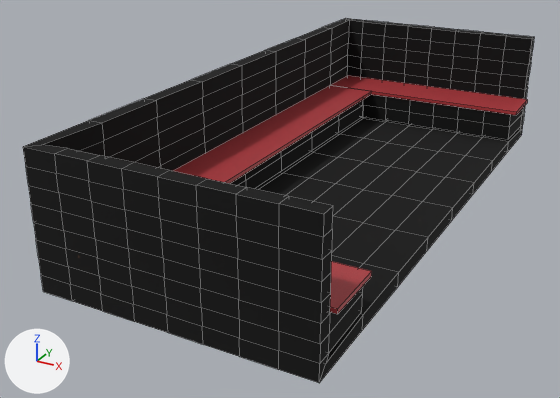
Two versions of the Blender file BlenderProj/boothseats.blend, one commit apart.
Camera for both pictures: a 50 mm camera at (7.4, -16.32, 7.25) aimed at (-0.92, -1.2, -0.32). Every picture has the same lights, and +X, +Y and +Z are marked at lower left. Mesh edges are drawn as thin lines.

Before the edit, the objects in view are built like this:
```python
ob_cube = bpy.data.objects.new('Cube', me_scene)
ob_cube.location = (0.0, 0.0, 0.0)
ob_cube.rotation_euler = (1.571, 0.0, 0.0)  # degrees (90, 0, 0)
ob_cube.scale = (0.01, 0.01, 0.01)
ob_cube_003 = bpy.data.objects.new('Cube.003', me_cube_003)
ob_cube_003.location = (-1.97, 0.0, 0.68)
ob_cube_003.rotation_euler = (0.0, 0.0, 1.571)  # degrees (0, 0, 90)
ob_cube_003.scale = (5.24, 1.0, 1.0)
```
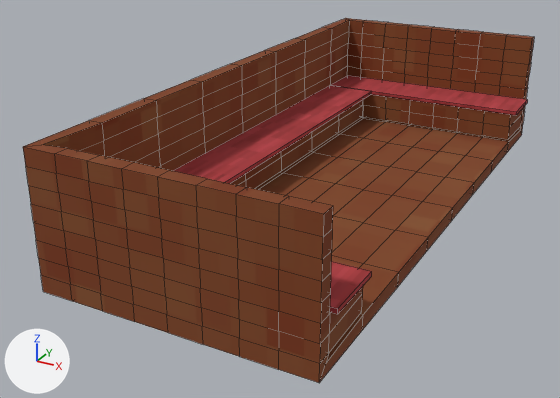
Pixel boxes (x1, y1, x2, y2) of what changed, in the pictures (560 x 398 px):
'Cube', surface changed (black to brown): (23, 18, 534, 383) in both

What changed in the scene script:
```text
Add img_boothsofawoodtexture_png__sheet:
    img_boothsofawoodtexture_png__sheet = load_image('boothsofawoodtexture.png *Sheet*', '_unpacked/boothsofawoodtexture.png__Sheet_', 66, 66, 'sRGB')
Change mat_boothwood:
    remove # nodes: BsdfPrincipled, CombineXYZ, Mapping x2, Math, OutputMaterial, TexCoord, TexImage, TexNoise, Value, VectorMath
    remove # uses the picture img_boothsofawoodtexture_png
    nodes: BsdfPrincipled, CombineXYZ, Math, OutputMaterial, TexCoord, TexImage, Value, VectorMath
    uses the picture img_boothsofawoodtexture_png__sheet
```
